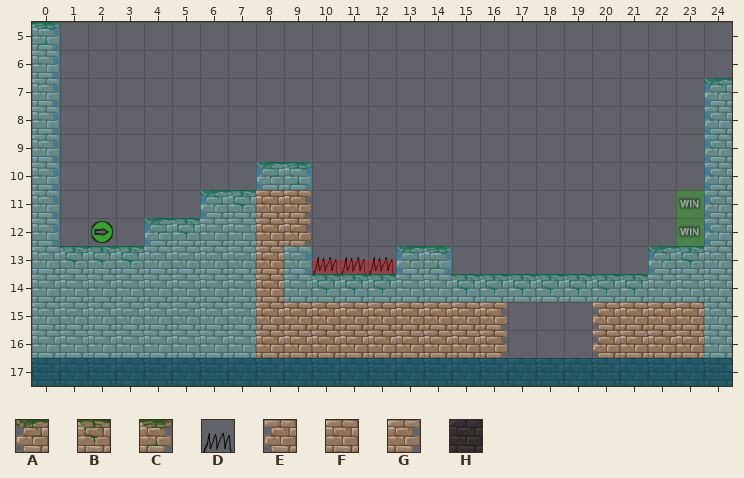
A Tiled map gets an edit: BGJ03/levels/test.tmx. Above, as it was before the edit.
Cells are 32x32 px. Shown: x 0..24, y 5..17.
Key: from "Tileset": A 0, B 1, C 2, D 3, E 12, F 13, G 14, H 121.
_ is an empty cell.
Layers that did not change in this view are not listed.
Layer "-1" before, first column x 0:
 5 C________________________
 6 G________________________
 7 G_______________________A
 8 G_______________________E
 9 G_______________________E
10 G_______AC______________E
11 G_____ABFG______________E
12 G___ABFFFG______________E
13 FBBBFFFFFGDDDAC_______ABF
14 FFFFFFFFFFBBBFFBBBBBBBFFF
15 FFFFFFFFFFFFFFFFG___EFFFF
16 FFFFFFFFFFFFFFFFG___EFFFF
17 HHHHHHHHHHHHHHHHHHHHHHHHH
After:
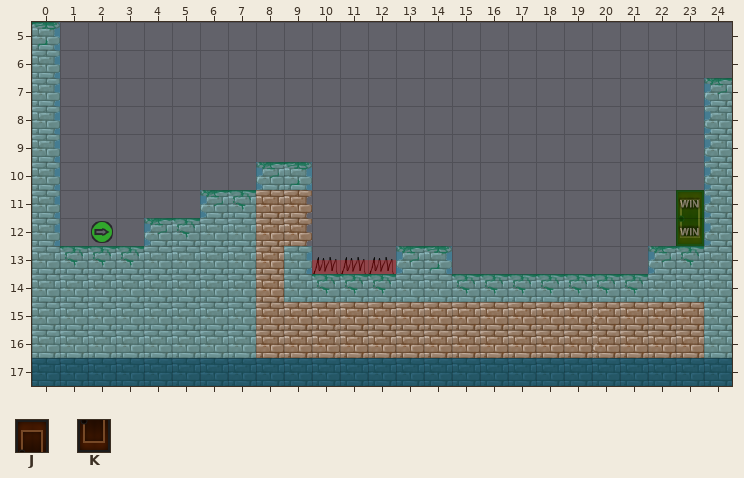
Further tiles: from "Tileset": J 131, K 143.
Tiles of an added or newly shown layer are drawn over the layers below it.
Edits made:
Changed rows in their new state; . is an unchanged cell.
Layer "1" (now shown):
first column x 10:
11 .............J
12 .............K
15 F.....FFFFF...
16 F.....FFFFF...
Layer "-1":
first column x 10:
15 G....._
16 G....._
Boxes around the changes in both pictures, in picture pixels (x1, y1, x2, y2):
added: (676, 190, 704, 246)
changed: (334, 302, 340, 358)
changed: (502, 302, 599, 358)
